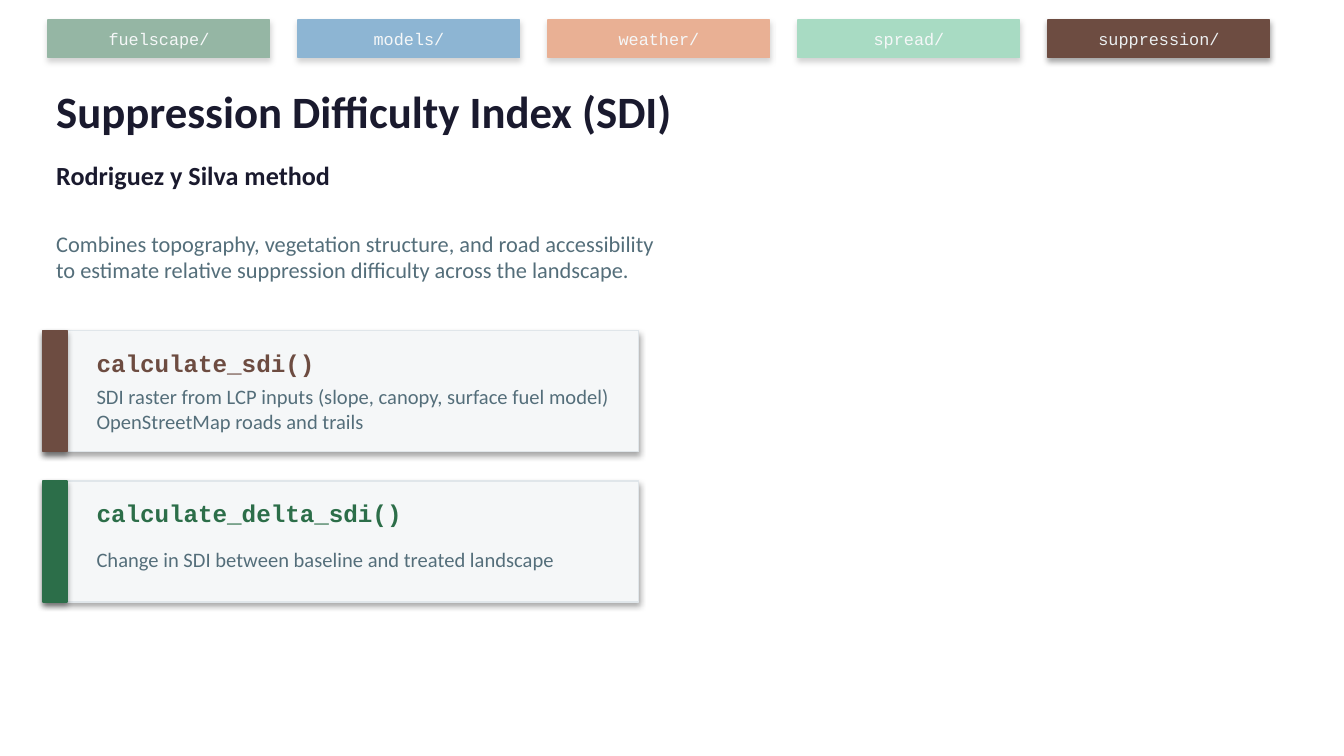
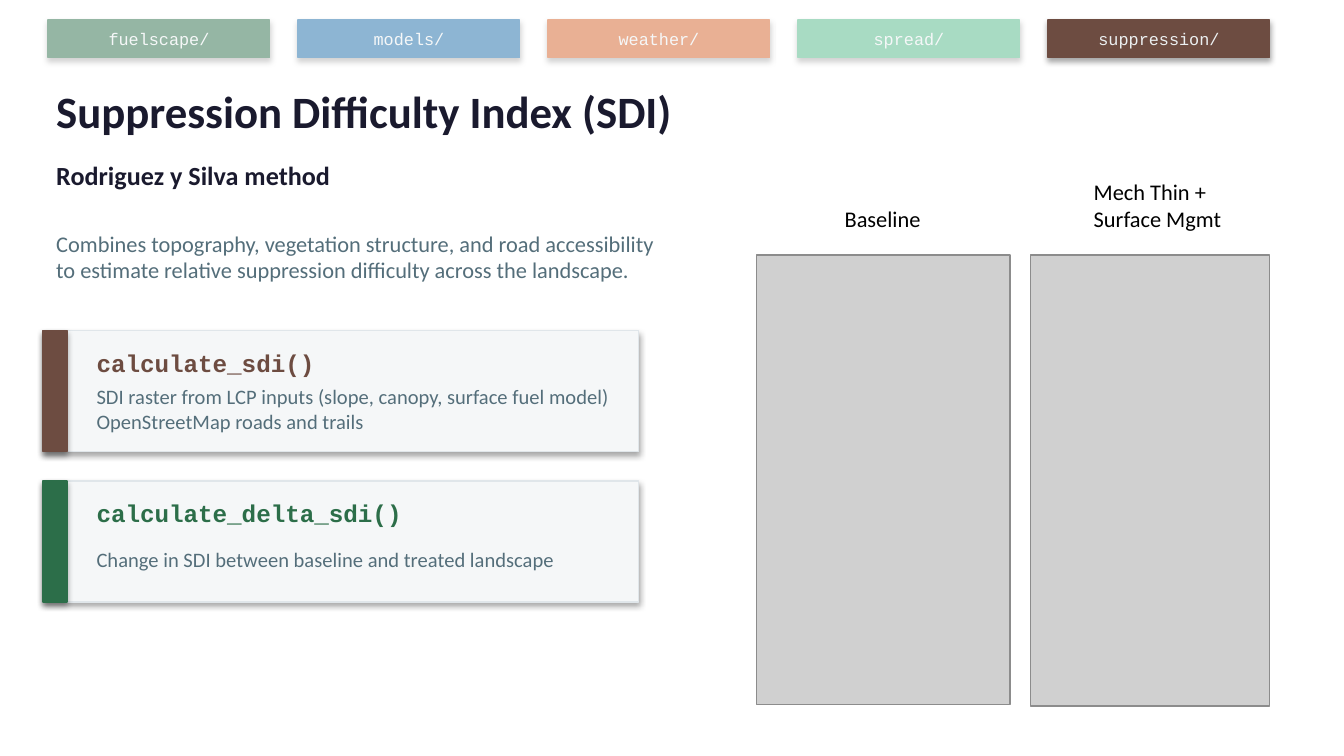
Before and after one commit to maxwellCcook/fb_tools, a slide deck: slide 24 of documents/fb_tools_intro_draft.pptx. Drawn at 1344x756 pixels with LibreOffice and Linux fonts; fonts in the diff are those of the drawing; grey boxes stand for pictures. Boxes give left, top, right and bottom in pixels: in the first picture for what was removed or moved away, otherwise in the second. Text is boxed around its words. In the diff, an @@ line names an element or a change of style, - is before the commit and + after.

```diff
--- a/documents/fb_tools_intro_draft.pptx
+++ b/documents/fb_tools_intro_draft.pptx
@@ text added at [1094,184,1221,231], 12 pt, text #000000 @@
+Mech Thin + Surface Mgmt
@@ text added at [845,211,921,227], 12 pt, text #000000 @@
+Baseline
@@ picture added at [757,255,1011,704] @@
@@ picture added at [1031,255,1270,707] @@
```
Also in this commit, not shown: 8 other slides changed, 4 other files.
